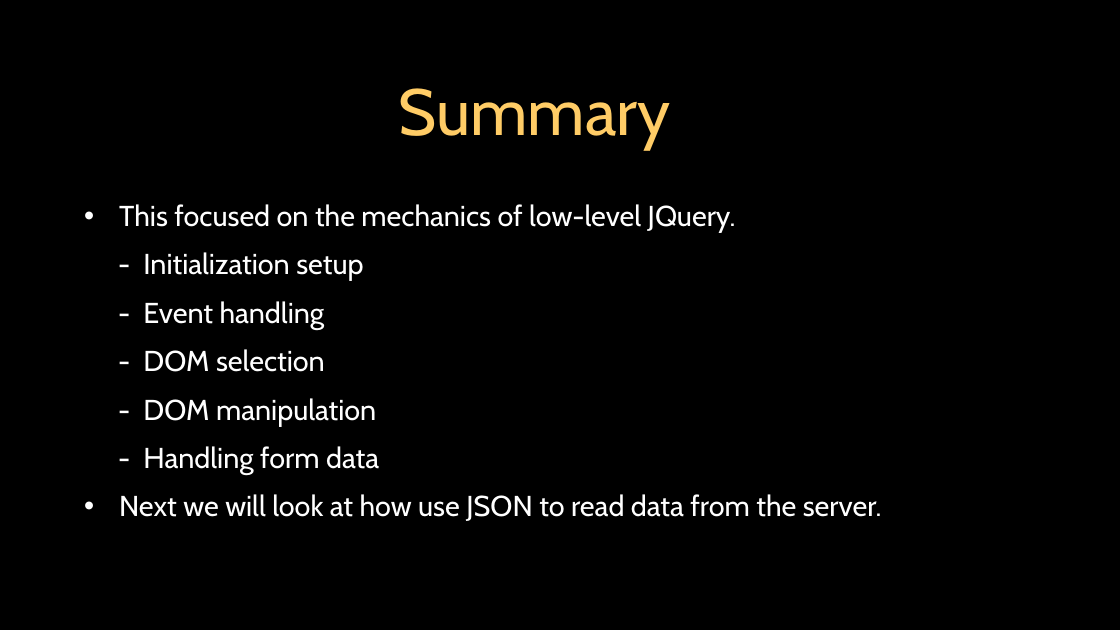
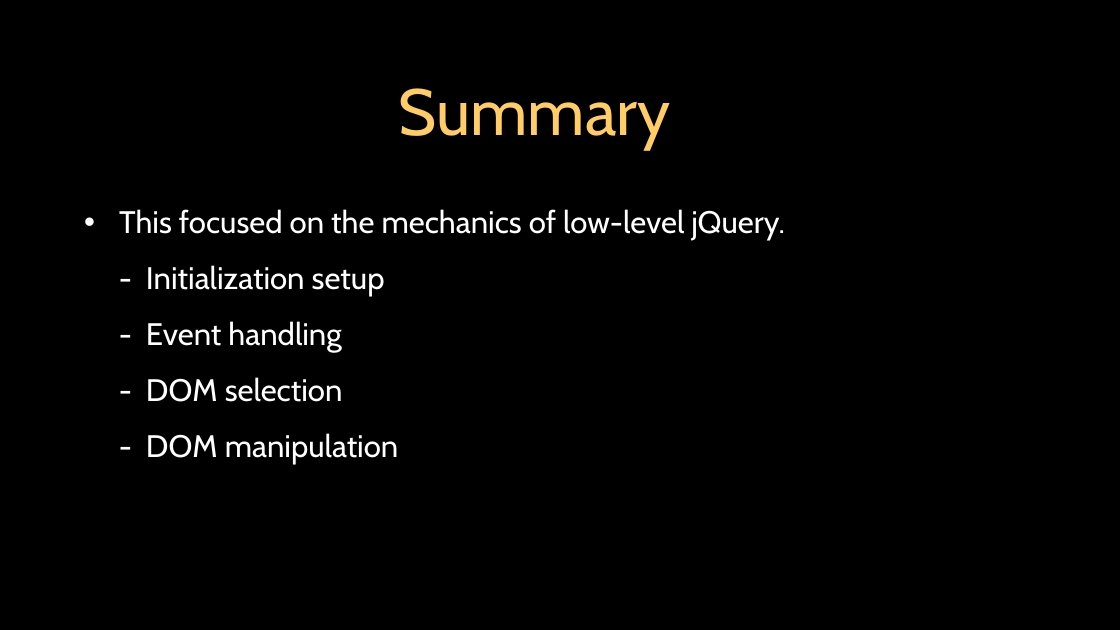
Before and after one commit to csev/dj4e, a slide deck: slide 17 of lectures/JS-03-JQuery.ppt (slide 9 before the commit). Drawn at 1120x630 pixels with LibreOffice and Linux fonts; fonts in the diff are those of the drawing. Boxes give left, top, right and bottom in pixels: in the first picture for what was removed or moved away, otherwise in the second. Text is boxed around its words. In the diff, an @@ line names an element or a change of style, - is before the commit and + after.

Commit message:
Progress on jQuery

```diff
--- a/lectures/JS-03-JQuery.ppt
+++ b/lectures/JS-03-JQuery.ppt
@@ text at (119,209,784,241): text changed; size 18.5 to 20 pt @@
-• This focused on the mechanics of low-level JQuery.
+• This focused on the mechanics of low-level jQuery.
@@ text at (146,265,399,465): size 18.5 to 20 pt in "- Initialization setup", "- Event handling", "- DOM selection", "- DOM manipulation"; line spacing 1.4 to 1.5 @@
@@ text at (119,446,882,521): paragraphs removed @@
-  - Handling form data
-• Next we will look at how use JSON to read data from the server.
```
Also in this commit, not shown: 5 other slides changed, 10 slides added, 2 slides removed, 3 other files.
